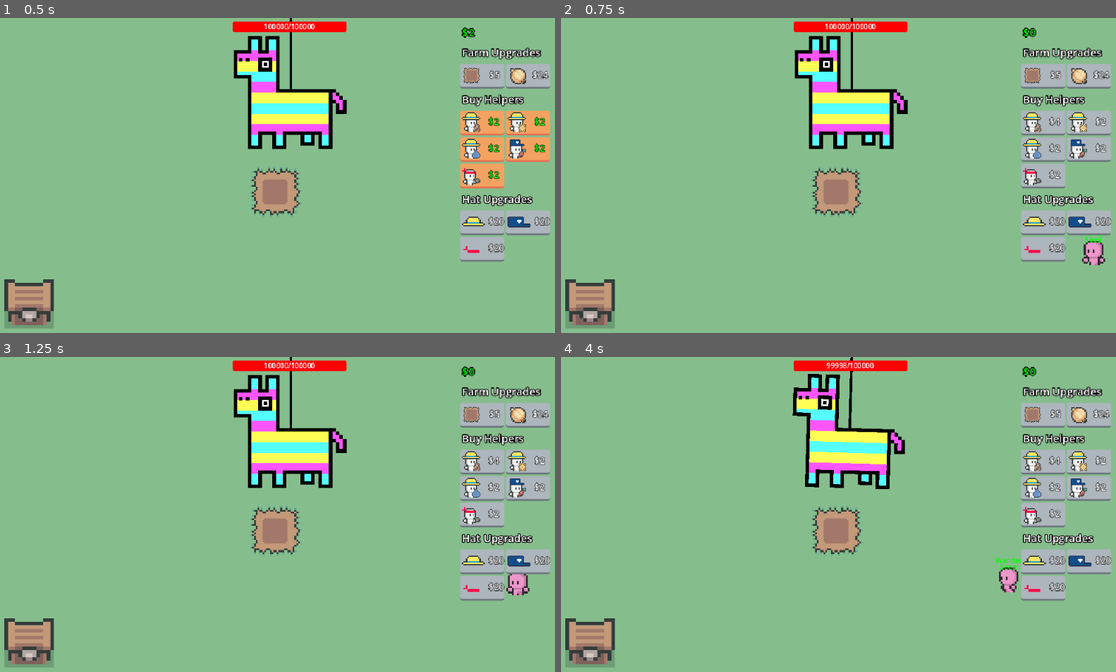
Above: before the commit, frames 1-4 (two rows, left to right).
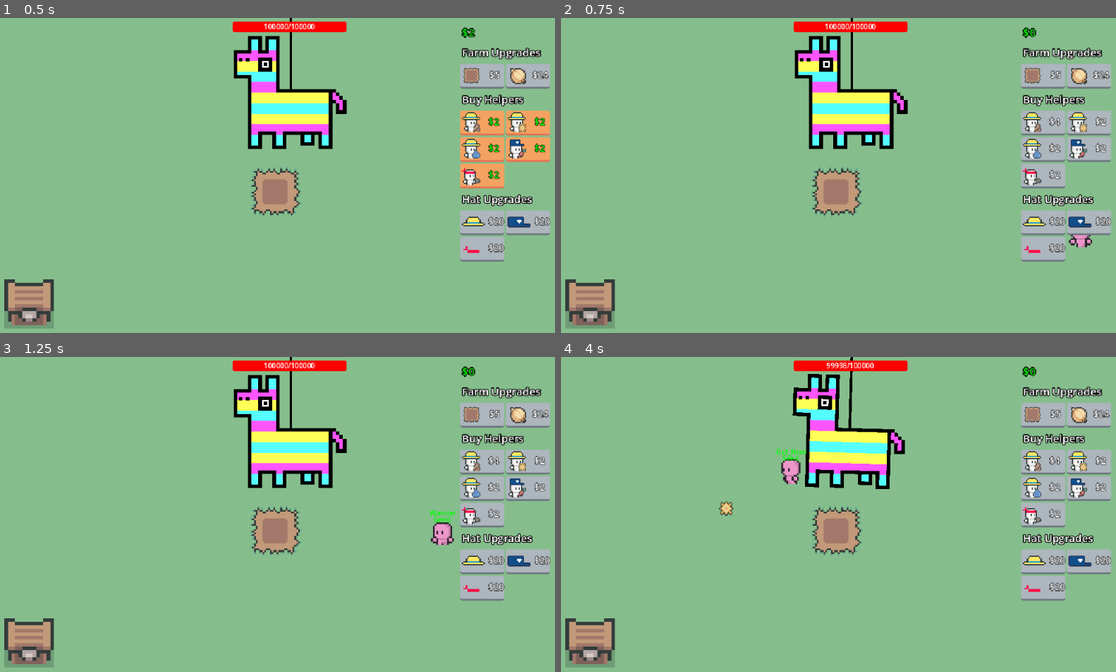
Above: after the commit, the same moments.

Repository: eric-marsh/farminata
Game: Godot game, scene res://scene/scene_switcher.tscn
Two runs of this game, one before a commit and one after it. Both use one fixed random seed, a clock stepped at 60 frames per second and the inputs below. Sound files missing from this copy of the repository are replaced by a short silence.
Inputs (mouse positions are in pixels of both pictures, inside the frame that each line leads up to):
- Up to frame 1 (0.5 s): no input
- Up to frame 2 (0.75 s): click "$2" at 0.5 s
- Up to frame 3 (1.25 s): no input
- Up to frame 4 (4 s): drag from (838, 530) to (588, 640) at 1.27 s; drag from (821, 432) to (838, 530) at 2.02 s; move the mouse to (882, 429) at 2.77 s; tap Mouse wheel down (SCROLL_DOWN) at 2.85 s; click (882, 429) at 2.92 s; drag from (805, 580) to (821, 429) at 3.52 s

Frame 1 is identical in both runs. In frame 2, 0.4% of the frame differs, in the area x 91-99%, y 68-79%; in frame 3, 0.6%; in frame 4, 0.7%, in the area x 28-83%, y 29-75%.

Commit message:
stacked held items

Diff:
--- a/scene/helper/helper.tscn
+++ b/scene/helper/helper.tscn
@@ -217,7 +217,14 @@
 
 [node name="HeldItem" type="Sprite2D" parent="."]
 visible = false
-position = Vector2(0, 8)
+texture = ExtResource("3_eoi31")
+
+[node name="HeldItem2" type="Sprite2D" parent="HeldItem"]
+position = Vector2(0, -8)
+texture = ExtResource("3_eoi31")
+
+[node name="HeldItem3" type="Sprite2D" parent="HeldItem"]
+position = Vector2(0, -16)
 texture = ExtResource("3_eoi31")
 
 [node name="StateLabel" type="Label" parent="."]
--- a/script/debug.gd
+++ b/script/debug.gd
@@ -4,8 +4,8 @@
 
 var STARTING_MONEY: int = 2
 
-#var Helper_Speed: float = 200.0
-var Helper_Speed: float = 0.0
+var Helper_Speed: float = 200.0
+#var Helper_Speed: float = 0.0
 
 var DISABLE_SLOT_MACHINE:bool = true
 
--- a/script/helper/helper.gd
+++ b/script/helper/helper.gd
@@ -181,7 +181,7 @@
 				return
 			# apply droppables
 			for d in held_droppables:
-				if Globals.PlotGrid and !Globals.PlotGrid.does_plot_need_droppable(d, target_plot):
+				if Globals.PlotGrid and target_plot and !Globals.PlotGrid.does_plot_need_droppable(d, target_plot):
 					continue
 				$HeldItem.visible = false
 				var appliedDrop = DropUtil.spawn_droppable(d.drop_type, target_pos, Vector2.ZERO)
@@ -211,17 +211,14 @@
 	match(helper_type):
 		Enum.Helper_Type.Seed, Enum.Helper_Type.Water, Enum.Helper_Type.Sun:
 			if !is_holding_drop_type(Enum.Drop_Type.Carrot_Seed):
-				print("Found seed")
 				d = Globals.DropsNode.get_droppable_of_type(Enum.Drop_Type.Carrot_Seed) #TODO: onion Seed
 				if d:
 					return d
 			if !is_holding_drop_type(Enum.Drop_Type.Water):
-				print("Found Water")
 				d = Globals.DropsNode.get_droppable_of_type(Enum.Drop_Type.Water)
 				if d:
 					return d
 			if !is_holding_drop_type(Enum.Drop_Type.Sun):
-				print("Found Sun")
 				d = Globals.DropsNode.get_droppable_of_type(Enum.Drop_Type.Sun)
 				if d:
 					return d
@@ -248,6 +245,18 @@
 	#d.delete()
 	d.hide_droppable()
 	target_droppable = null
+
+	# update images
+	for c in $HeldItem.get_children():
+		c.queue_free()
+
+	var held_drop_position: Vector2 = Vector2(0, 0)
+	for temp_drop in held_droppables:
+		var s = Sprite2D.new() as Sprite2D
+		s.texture = temp_drop.get_node("Sprite2D").texture
+		s.position = held_drop_position
+		held_drop_position += Vector2(0, -8)
+		$HeldItem.add_child(s)
 
 
 
--- a/script/piniata.gd
+++ b/script/piniata.gd
@@ -48,8 +48,8 @@
 	var pos = health_bar.global_position + Vector2((health_bar.size.x * (State.piniata_hp / State.max_piniata_hp)), 6)
 	Util.create_explosion_particle(pos, Color.RED, damage_amount)
 
-var chance_of_output: float = 0.2
-#var chance_of_output: float = 0.6
+#var chance_of_output: float = 0.2
+var chance_of_output: float = 0.6
 
 func hit_piniata(strength: int = 1):
 	strength *= 1
